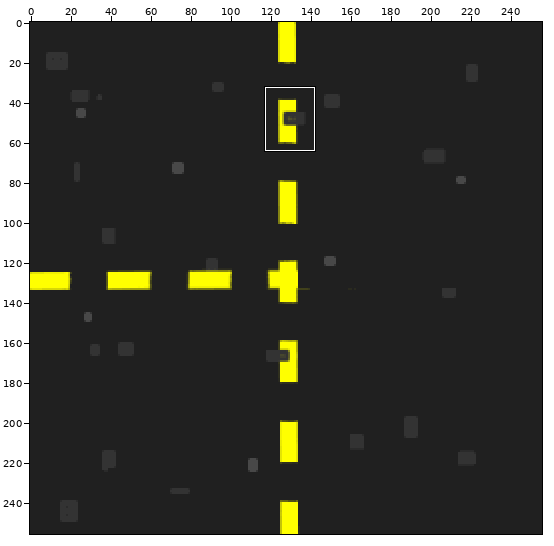
Sprite sheet, stored at maps/tilesets/neighborhood/road_t_intersection.png. Above: a wide view before the commit, with the close-up outlined.
Close-up. Before:
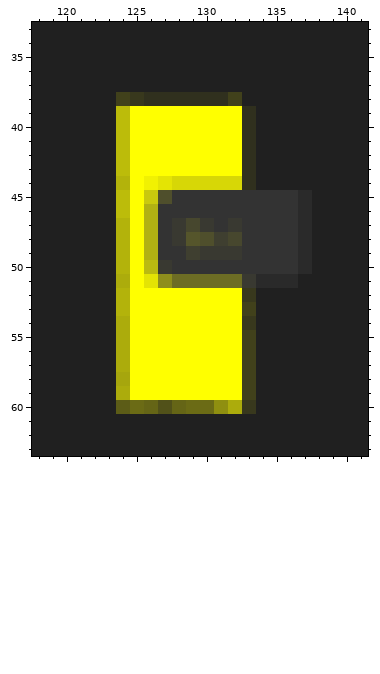
The file is 256x256 pixels. Colours within 5 levels of each other are drawn and written as one. Shown: x 118..141, y 33..63. The commit also changed other parts of the picture, which this record leaves out.
Once edited:
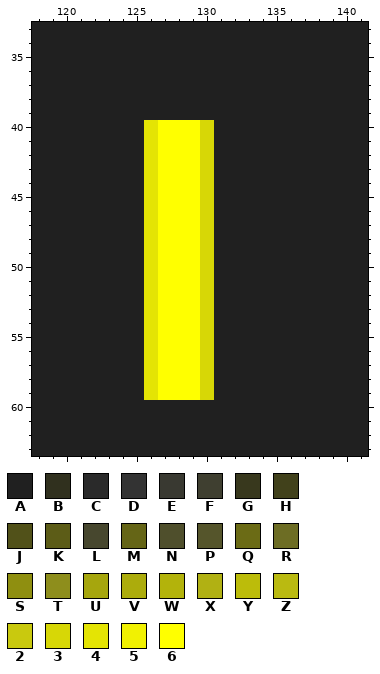
Palette (. is transparent): A #202020  B #30301e  C #2a2a2a  D #333333  E #393931  F #3f3f30  G #38381d  H #41411b  J #515119  K #5c5c17  L #47472e  M #656516  N #4f4f2c  P #55552b  Q #6b6b15  R #6d6d24  S #8f8f10  T #8e8e1c  U #a6a60d  V #acac0c  W #b3b30b  X #b1b113  Y #bcbc0a  Z #baba11  2 #c9c90e  3 #d7d706  4 #e4e404  5 #f1f102  6 #ffff00
Changes in this commit:
Colour 6 becomes colour 3 in rows 40 to 43 at x 130; in rows 52 to 59 at x 130.
Colour D becomes colour 3 in rows 45 to 46 at x 130; in row 50 at x 130.
Colour E becomes colour 3 in row 47 at x 130; in row 49 at x 130.
Colour N becomes colour 3 in row 48 at x 130.
Colour R becomes colour 3 in row 51 at x 130.
Colour 2 becomes colour 4 in row 45 at x 126.
Colour 5 becomes colour 4 in row 44 at x 126.
Colour 6 becomes colour 4 in rows 40 to 43 at x 126; in rows 52 to 59 at x 126.
Colour X becomes colour 4 in rows 46 to 49 at x 126.
Colour Z becomes colour 4 in row 50 at x 126.
Colour 3 becomes colour 6 in row 44 at x 128 to 129.
Colour 4 becomes colour 6 in row 44 at x 127.
Colour D becomes colour 6 in row 45 at x 128 to 129; in row 46 at x 127 to 129; in rows 47 to 48 at x 127; in row 49 at x 127 to 128; in row 50 at x 128 to 129.
Colour E becomes colour 6 in rows 47 to 48 at x 128; in row 50 at x 127.
Colour F becomes colour 6 in row 49 at x 129.
Colour L becomes colour 6 in row 47 at x 129.
Colour N becomes colour 6 in row 45 at x 127.
Colour P becomes colour 6 in row 48 at x 129.
Colour R becomes colour 6 in row 51 at x 128 to 129.
Colour T becomes colour 6 in row 51 at x 127.
Colour 3 becomes colour A in row 44 at x 131 to 132.
Colour 6 becomes colour A in row 39 at x 125 to 132; in rows 40 to 43 at x 125 and 131 to 132; in rows 44 to 51 at x 125; in rows 52 to 59 at x 125 and 131 to 132.
Colour B becomes colour A in row 38 at x 126 to 131; in rows 39 to 44 at x 133.
Colour C becomes colour A in rows 45 to 50 at x 137; in row 51 at x 134 to 136.
Colour D becomes colour A in rows 45 to 46 at x 131 to 136; in row 47 at x 131 and 133 to 136; in rows 48 to 49 at x 133 to 136; in row 50 at x 131 to 136.
Colour E becomes colour A in row 47 at x 132; in row 49 at x 131 to 132; in row 51 at x 133.
Colour F becomes colour A in row 48 at x 131.
Colour G becomes colour A in row 38 at x 125; in row 52 at x 133; in row 54 at x 133; in row 60 at x 133.
Colour H becomes colour A in row 38 at x 124 and 132; in row 53 at x 133; in rows 55 to 59 at x 133.
Colour J becomes colour A in row 60 at x 127.
Colour K becomes colour A in row 60 at x 124.
Colour L becomes colour A in row 48 at x 132.
Colour M becomes colour A in row 60 at x 126 and 128.
Colour Q becomes colour A in row 60 at x 125 and 129 to 130.
Colour R becomes colour A in row 51 at x 131 to 132.
Colour S becomes colour A in row 60 at x 131.
Colour U becomes colour A in row 58 at x 124.
Colour V becomes colour A in row 51 at x 124; in rows 54 to 57 at x 124; in row 59 at x 124; in row 60 at x 132.
Colour W becomes colour A in row 44 at x 124; in rows 47 to 50 at x 124; in rows 52 to 53 at x 124.
Colour Y becomes colour A in rows 39 to 43 at x 124; in rows 45 to 46 at x 124.
Pixel boxes of the changes (left, top, right, bottom) in both close-ups:
changed: (116, 92, 312, 414)
